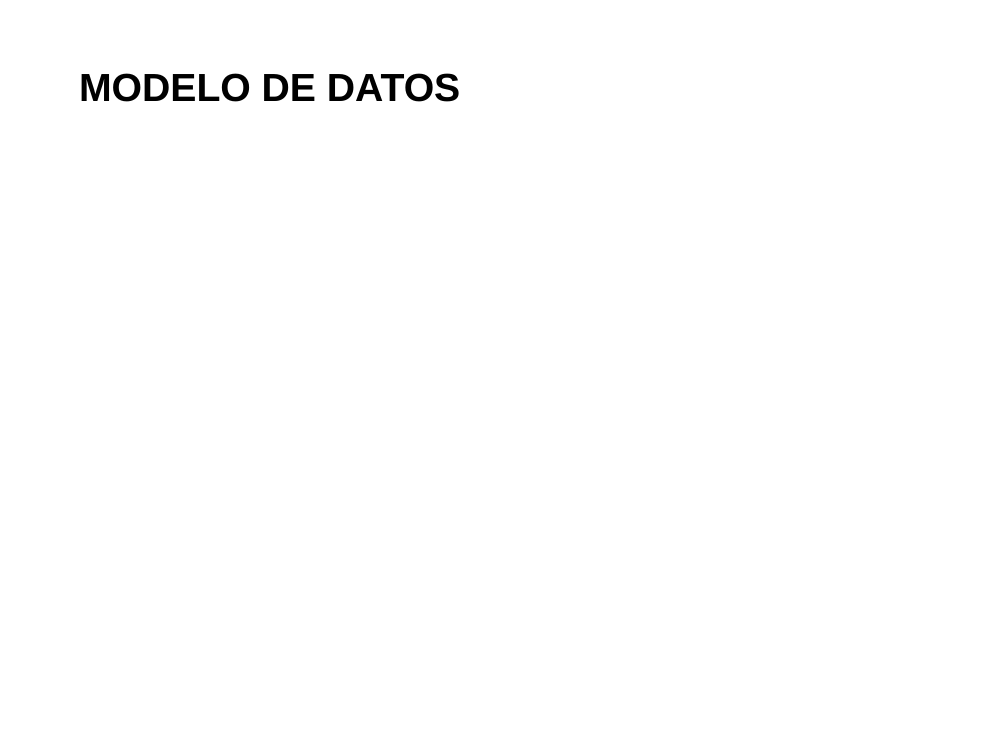
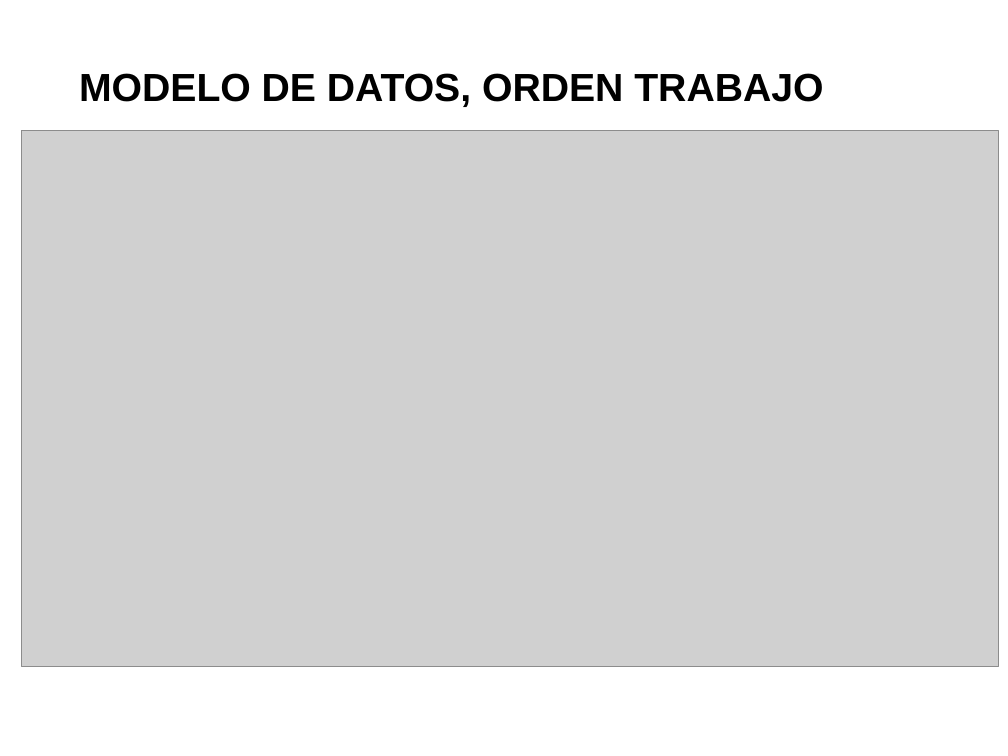
Before and after one commit to saburto/sigset, a slide deck: slide 19 of sigset/documentos/Documentos finales/Presentacion.pptx. Drawn at 1008x756 pixels with LibreOffice and Linux fonts; fonts in the diff are those of the drawing; grey boxes stand for pictures; background and template pictures are left out. Boxes give left, top, right and bottom in pixels: in the first picture for what was removed or moved away, otherwise in the second. Text is boxed around its words. In the diff, an @@ line names an element or a change of style, - is before the commit and + after.

```diff
--- a/sigset/documentos/Documentos finales/Presentacion.pptx
+++ b/sigset/documentos/Documentos finales/Presentacion.pptx
@@ text at [79, 73, 823, 107]: text changed @@
-MODELO DE DATOS
+MODELO DE DATOS, ORDEN TRABAJO
@@ picture added at [21, 131, 999, 666] @@
```
Also in this commit, not shown: 5 other slides changed, 2 slides added.
